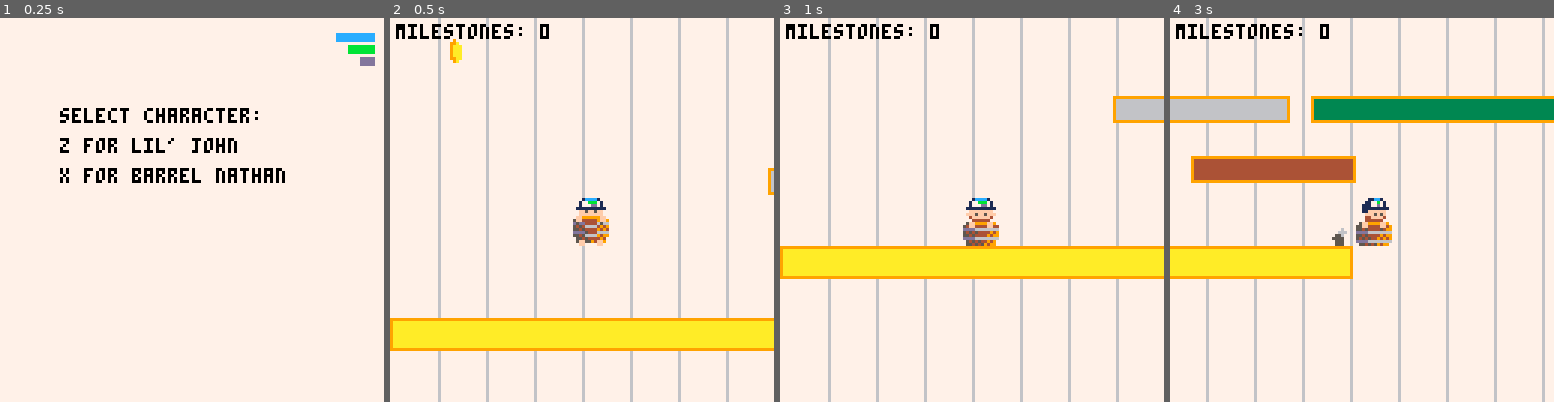
Above: before the commit, frames 1-4 (left to right).
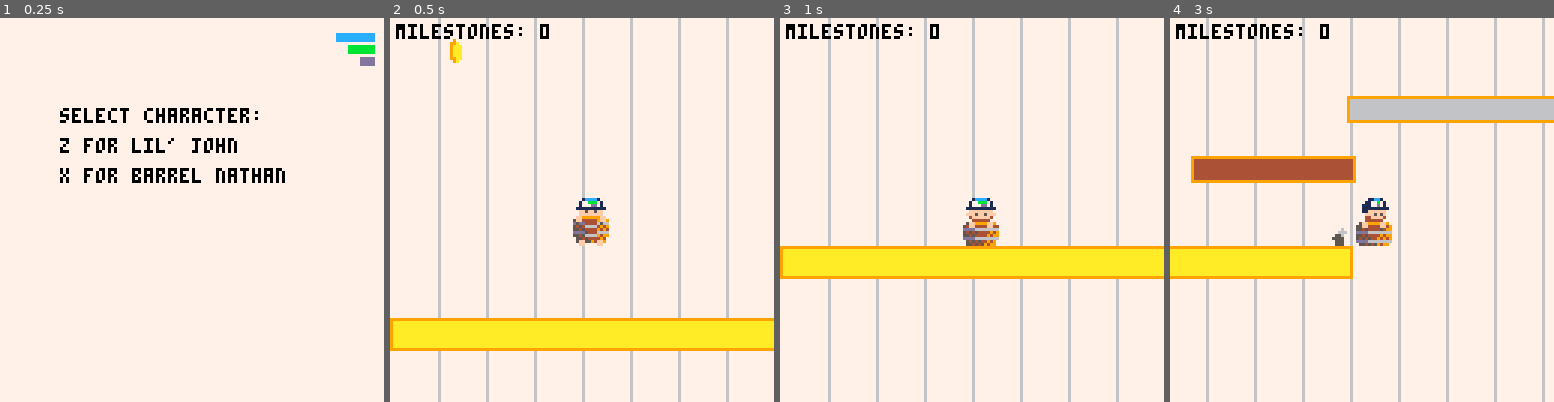
Above: after the commit, the same moments.

Repository: teamgantt/gantt-runner
Game: PICO-8 cartridge gantt-runner.p8
The game is run twice, just before and just after one commit, with the same random seed, the same clock (stepped at 60 frames per second) and the same inputs.
Inputs:
- Up to frame 1 (0.25 s): no input
- Up to frame 2 (0.5 s): tap X (X key) at 0.33 s
- Up to frame 3 (1 s): tap O (Z key) at 0.7 s
- Up to frame 4 (3 s): tap X (X key) at 1.07, 1.85, 2.97 s; hold Right 1.6-2.1 s; tap O (Z key) every 0.4 s from 1.7 to 2.9 s; hold Right from 2.47 s (still down)

Frame 1 is identical in both runs. In frame 2, 0.1% of the frame differs, in the area x 98-100%, y 39-47%; in frame 3, 0.9%; in frame 4, 5.7%, in the area x 0-100%, y 20-28%.

Commit message:
improve bar gen

Diff:
--- a/src/game.lua
+++ b/src/game.lua
@@ -55,9 +55,22 @@
 	local bar_height=8
 	local bar_y0=rnd(bar_areas)
 	local bar_y1=bar_y0+bar_height
+	local colors={1,2,3,4,5,6}
 	local x0=cam.x+rnd_between(128, 200)
+
+	if count(g.bars) > 1 then
+		local last_bar = g.bars[count(g.bars)]
+
+		if last_bar.y0 == bar_y0 then
+			x0=last_bar.x1+rnd_between(70, 110)
+		else
+			x0=rnd_between(last_bar.x1 - rnd(16), last_bar.x1 + 100)
+		end
+	end
+
+
 	local x1=x0+rnd_between(min_width,max_width)
-  local colors={1,2,3,4,5,6}
+
 
 	add(g.bars, {
 		x0=x0,
@@ -74,6 +87,7 @@
 	local x=g.day_lines[#g.day_lines].x+16
 	local y0=-128
 	local y1=256
+
 	add(g.day_lines, {x=x, y0=y0, y1=y1})
 end
 
@@ -88,11 +102,14 @@
 		end
 	end
 
-	local gap_limit=16
-	for k,v in ipairs(g.bars) do
-		if v.x1 > gap_limit and count(g.bars) < g.max_bars then
-			gen_bar()
-		end
+	-- generate new bars
+	local last_bar = g.bars[count(g.bars)]
+
+	if count(g.bars) == 1 then
+		gen_bar()
+	end
+	if last_bar.x1 < cam.x + 100 and count(g.bars) < g.max_bars then
+		gen_bar()
 	end
 
 	-- move day lines
@@ -117,5 +134,4 @@
 		rectfill(bar.x0,bar.y0,bar.x1,bar.y1,bar.color)
 		rect(bar.x0,bar.y0,bar.x1,bar.y1,bar.stroke)
 	end
-
 end
